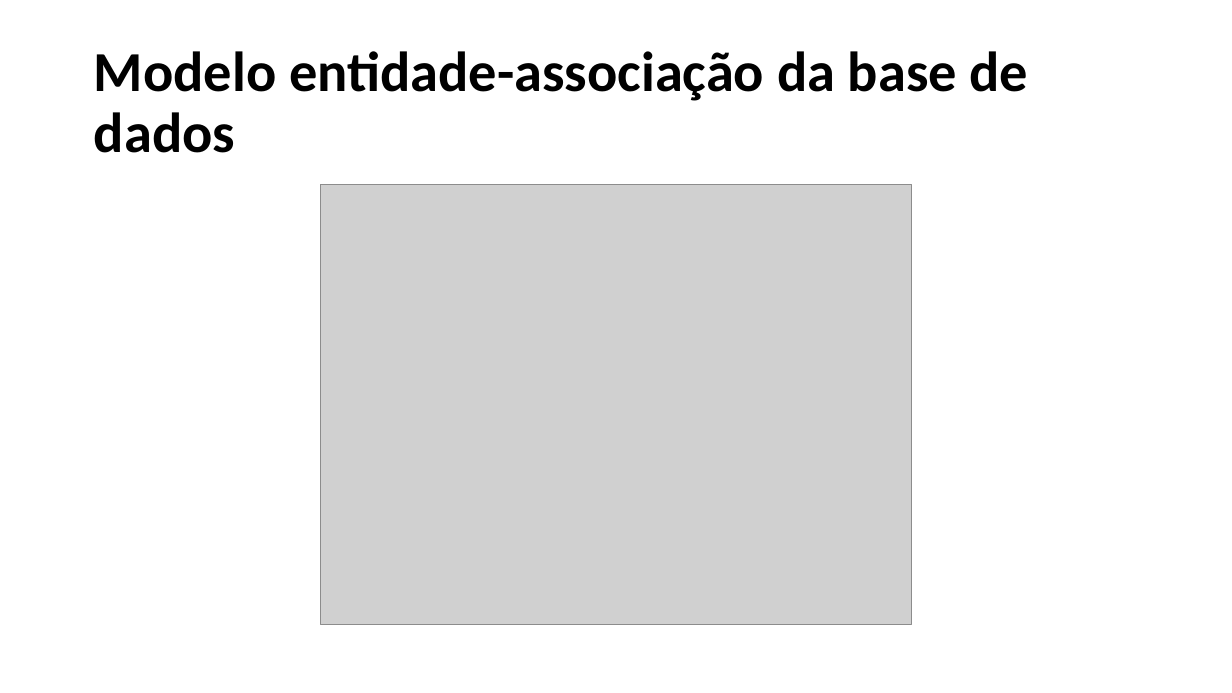
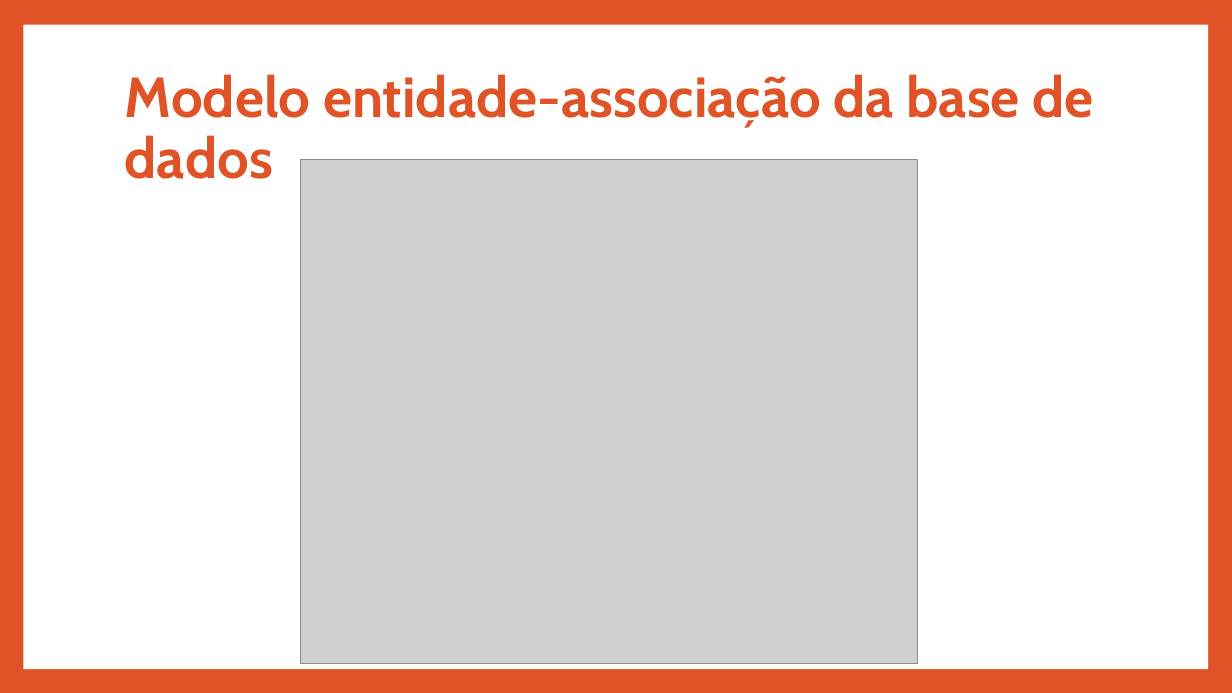
Before and after one commit to A40278/ps_20172018, a slide deck: slide 10 of Appresentação/Appresentacao.pptx. Drawn at 1232x693 pixels with LibreOffice and Linux fonts; fonts in the diff are those of the drawing; grey boxes stand for pictures. Boxes give left, top, right and bottom in pixels: in the first picture for what was removed or moved away, otherwise in the second. Text is boxed around its words. In the diff, an @@ line names an element or a change of style, - is before the commit and + after.

```diff
--- a/Appresentação/Appresentacao.pptx
+++ b/Appresentação/Appresentacao.pptx
@@ background #FFFFFF to #DF5327 @@
@@ rectangle added at bbox=[23, 25, 1208, 669], fill #FFFFFF @@
@@ title "Modelo entidade-associação da base de ...": place and size @@
-title "Modelo entidade-associação da base de ..." at bbox=[94, 51, 1029, 153]
+title "Modelo entidade-associação da base de ..." at bbox=[125, 74, 1094, 179]
@@ title "Modelo entidade-associação da base de ..." at bbox=[125, 74, 1094, 179]: font Calibri to Cabin, text colour #000000 to #DF5327 @@
@@ picture: place and size @@
-picture at bbox=[321, 185, 912, 625]
+picture at bbox=[300, 159, 918, 663]
```
Also in this commit, not shown: 15 other slides changed, 4 slides added, 4 slides removed, 3 other files.
